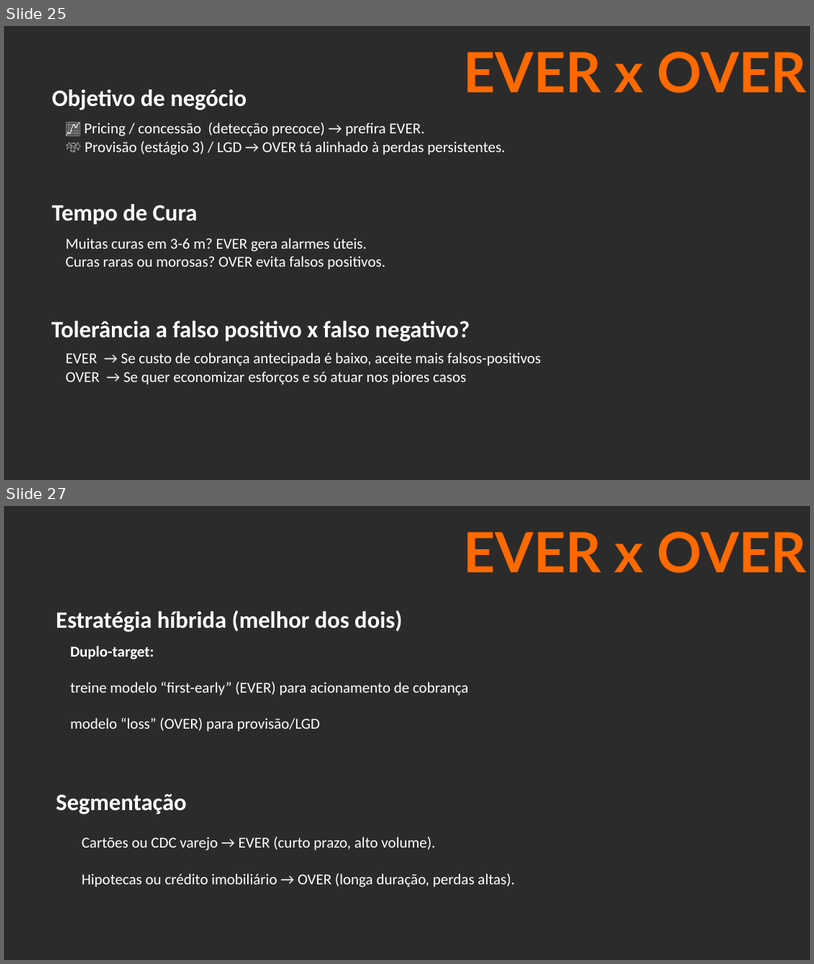
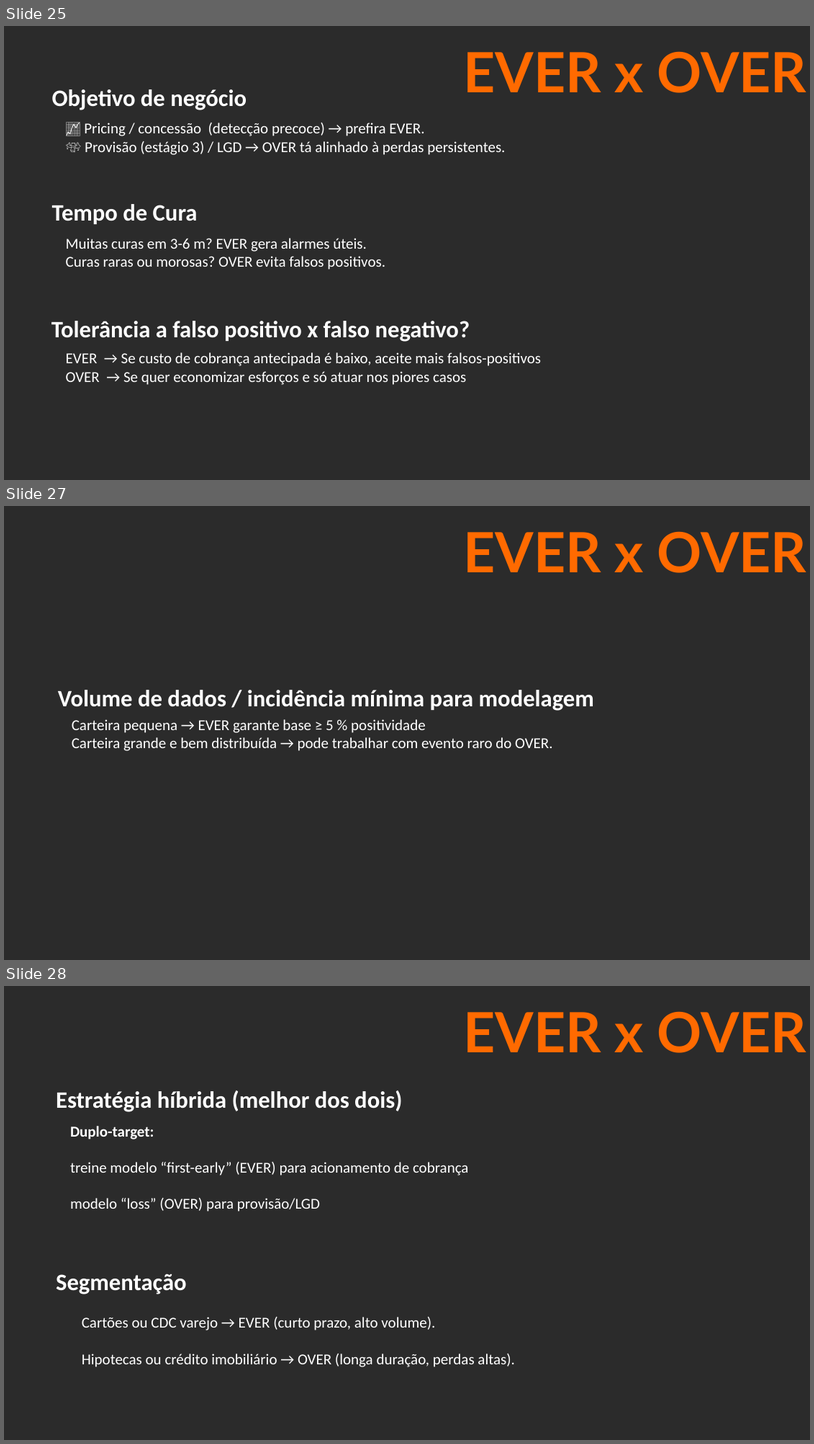
Before and after one commit to joaaomaia/Mentoria_Ciencia_Dados_Risco_Credito, a slide deck: ENCONTRO_0/RiskPilot_ENCONTRO_0.pptx. Shown one above the other, each under a label of ours: slides 25 and 27 before the commit, slides 25, 27 and 28 after it; the slides between them are not shown. The pictures are 814x964 and 814x1444 pixels, drawn with LibreOffice and Linux fonts; fonts in the diff are those of the drawing; background and template pictures are left out; a plain dark background stands for a picture behind light text. Boxes give left, top, right and bottom in pixels: in the first picture for what was removed or moved away, otherwise in the second. Text is boxed around its words. In the diff, an @@ line names an element or a change of style, - is before the commit and + after.

```diff
--- a/ENCONTRO_0/RiskPilot_ENCONTRO_0.pptx
+++ b/ENCONTRO_0/RiskPilot_ENCONTRO_0.pptx
@@ slide 27 added at bbox=[4, 506, 810, 960], background picture (left out) @@
@@ text added at bbox=[464, 531, 808, 573], 66 pt, text #FF6A00, bold @@
+EVER x OVER
@@ text added at bbox=[58, 690, 594, 710], 28 pt, text #FFFFFF, bold @@
+Volume de dados / incidência mínima para modelagem
@@ text added at bbox=[72, 719, 553, 751], 18 pt, text #FFFFFF @@
+Carteira pequena → EVER garante base ≥ 5 % positividade
+Carteira grande e bem distribuída → pode trabalhar com evento raro do OVER.
@@ what was slide 27 is now slide 28 @@
```
Also in this commit, not shown: 2 slides changed, 10 other files.
